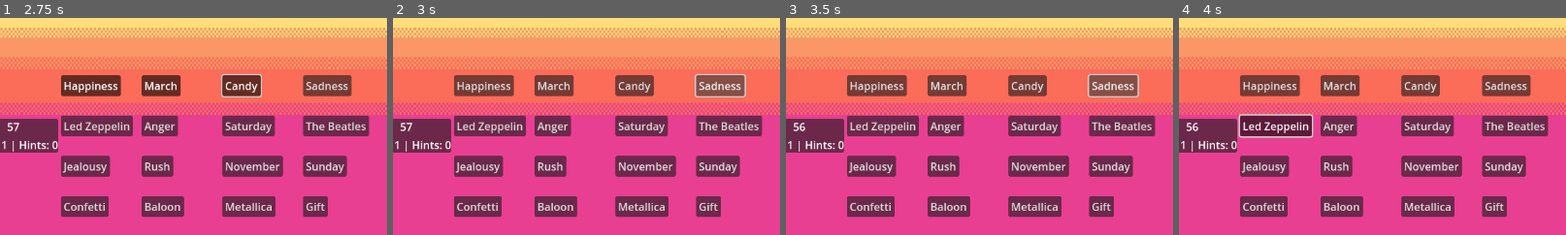
Above: before the commit, frames 1-4 (left to right).
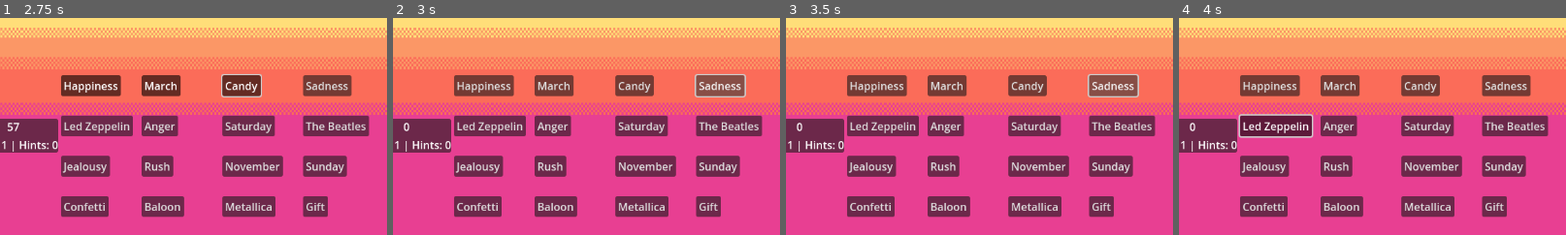
Above: after the commit, the same moments.

Repository: Gpontes15/BombSquad
Game: Godot game, scene res://scenes/gameboard/GameBoard.tscn
Two runs of this game, one before a commit and one after it. Both use one fixed random seed, a clock stepped at 60 frames per second and the inputs below.
Inputs:
- Up to frame 1 (2.75 s): click "Happiness" at 0.5 s; click "March" at 1.25 s; click "Candy" at 2 s
- Up to frame 2 (3 s): click "Sadness" at 2.75 s
- Up to frame 3 (3.5 s): no input
- Up to frame 4 (4 s): click "Led Zeppelin" at 3.5 s
The pictures show only the part of the screen within x 32-82%, y 23-73%; the shares and areas given below are measured in that part.

Frame 1 is identical in both runs. In frame 2, less than 0.1% of the frame differs, in the area x 2-6%, y 48-53%; in frame 3, less than 0.1%; in frame 4, less than 0.1%.

Commit message:
set winning cable on win

Diff:
--- a/scenes/gameboard/game_board.gd
+++ b/scenes/gameboard/game_board.gd
@@ -89,7 +89,9 @@
 		pressed_buttons = []
 
 func _win():
+	GameController.winning_cable = randi()%2 + 1
 	print("You win!")
 
 func _lose():
+	timer.stop()
 	print("You lose!")
